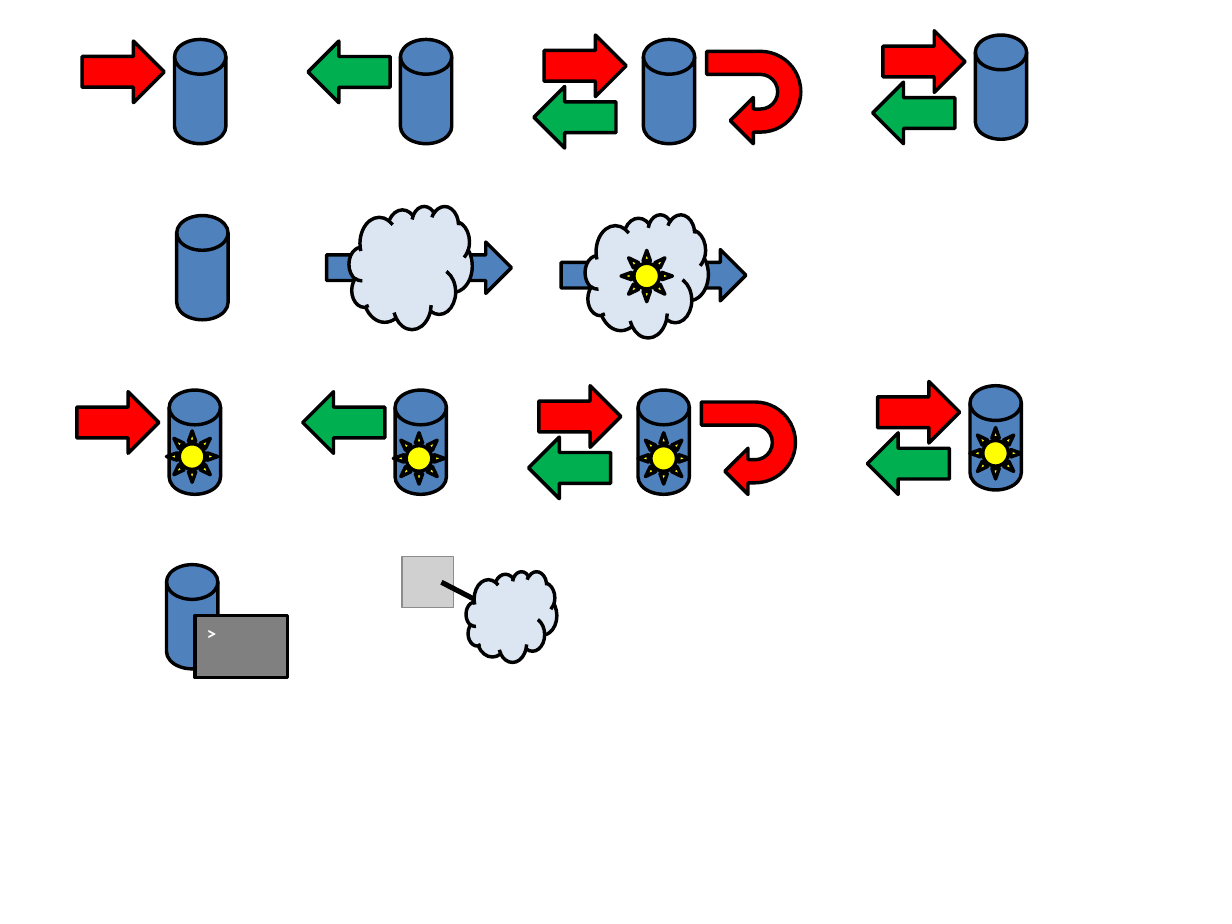
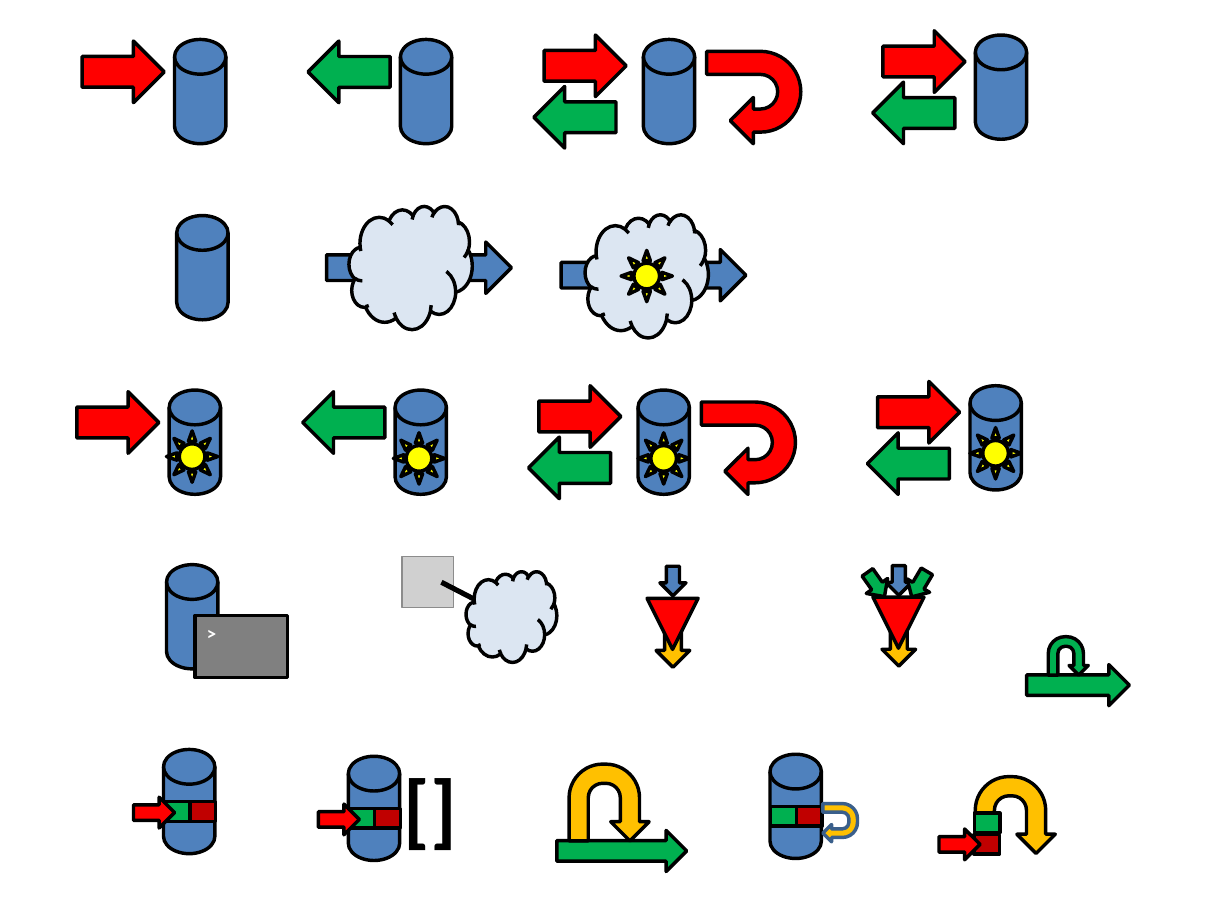
Before and after one commit to psigen/madara, a slide deck: slide 1 of modeling/Icons/MADARA.pptx. Drawn at 1232x924 pixels with LibreOffice and Linux fonts; fonts in the diff are those of the drawing; grey boxes stand for pictures. Boxes give left, top, right and bottom in pixels: in the first picture for what was removed or moved away, otherwise in the second. Text is boxed around its words. In the diff, an @@ line names an element or a change of style, - is before the commit and + after.

```diff
--- a/modeling/Icons/MADARA.pptx
+++ b/modeling/Icons/MADARA.pptx
@@ right arrow added at bbox=[660, 566, 686, 596], fill #4F81BD, outline #000000 2 pt @@
@@ right arrow added at bbox=[857, 565, 895, 604], fill #00B050, outline #000000 2 pt @@
@@ right arrow added at bbox=[885, 566, 911, 596], fill #4F81BD, outline #000000 2 pt @@
@@ right arrow added at bbox=[900, 564, 938, 603], fill #00B050, outline #000000 2 pt @@
@@ flow chart merge added at bbox=[647, 599, 697, 649], fill #FF0000, outline #000000 2 pt @@
@@ flow chart merge added at bbox=[873, 598, 924, 648], fill #FF0000, outline #000000 2 pt @@
@@ right arrow added at bbox=[657, 628, 690, 667], fill #FFC000, outline #000000 2 pt @@
@@ right arrow added at bbox=[882, 628, 915, 667], fill #FFC000, outline #000000 2 pt @@
@@ uturn arrow added at bbox=[1048, 637, 1088, 675], fill #00B050, outline #000000 2 pt @@
@@ right arrow added at bbox=[1026, 664, 1129, 705], fill #00B050, outline #000000 2 pt @@
@@ cylinder added at bbox=[164, 749, 216, 854], fill #4F81BD, outline #000000 2 pt @@
@@ cylinder added at bbox=[349, 756, 400, 861], fill #4F81BD, outline #000000 2 pt @@
@@ text added at bbox=[391, 750, 469, 862], 48 pt, text #000000, bold @@
+[]
@@ uturn arrow added at bbox=[569, 764, 649, 840], fill #FFC000, outline #000000 2 pt @@
@@ cylinder added at bbox=[770, 754, 822, 859], fill #4F81BD, outline #000000 2 pt @@
@@ uturn arrow added at bbox=[976, 776, 1056, 853], fill #FFC000, outline #000000 2 pt @@
@@ right arrow added at bbox=[133, 797, 174, 828], fill #FF0000, outline #000000 2 pt @@
@@ rectangle added at bbox=[164, 802, 190, 822], fill #00B050, outline #000000 2 pt @@
@@ rectangle added at bbox=[190, 802, 216, 822], fill #C00000, outline #000000 2 pt @@
@@ right arrow added at bbox=[318, 804, 359, 835], fill #FF0000, outline #000000 2 pt @@
@@ rectangle added at bbox=[349, 808, 375, 828], fill #00B050, outline #000000 2 pt @@
@@ rectangle added at bbox=[375, 808, 400, 828], fill #C00000, outline #000000 2 pt @@
@@ rectangle added at bbox=[771, 807, 797, 827], fill #00B050, outline #000000 2 pt @@
@@ rectangle added at bbox=[796, 807, 822, 827], fill #C00000, outline #000000 2 pt @@
@@ uturn arrow added at bbox=[822, 804, 857, 842], fill #FFC000, outline #3A5F8C 2 pt @@
@@ right arrow added at bbox=[557, 830, 686, 871], fill #00B050, outline #000000 2 pt @@
@@ right arrow added at bbox=[939, 829, 979, 860], fill #FF0000, outline #000000 2 pt @@
@@ rectangle added at bbox=[975, 834, 1000, 854], fill #C00000, outline #000000 2 pt @@
@@ rectangle added at bbox=[975, 813, 1000, 833], fill #00B050, outline #000000 2 pt @@
```
Also in this commit, not shown: 1 slide added, 43 other files.
